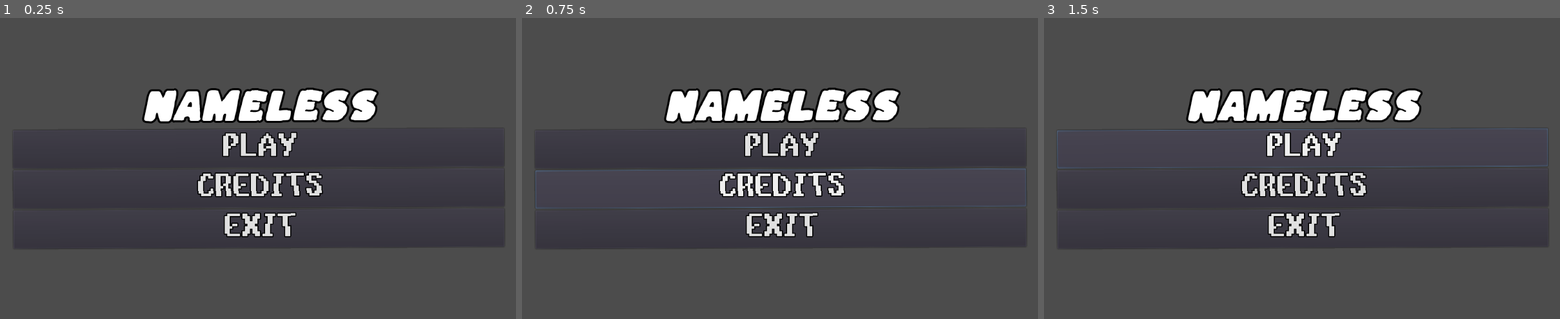
Above: before the commit, frames 1-3 (left to right).
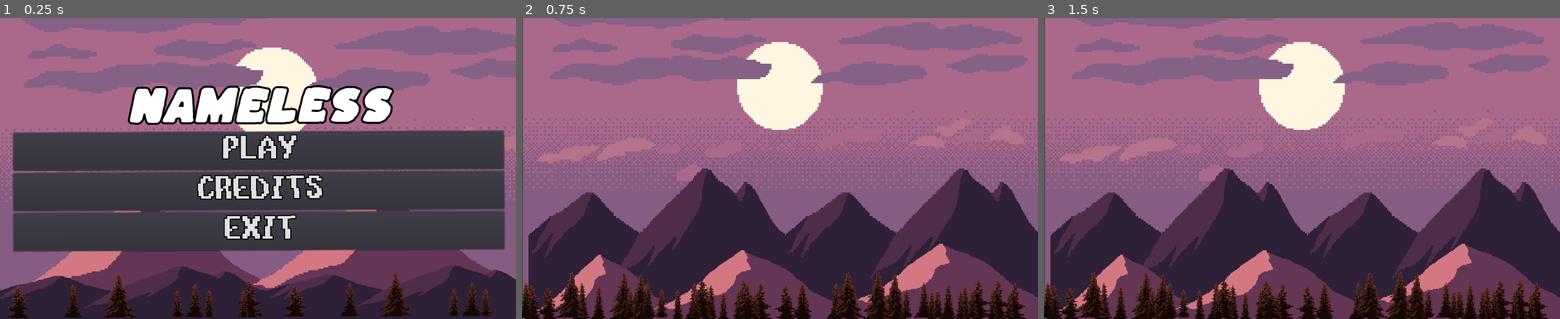
Above: after the commit, the same moments.

Repository: Trivas2000/Nameless
Game: Godot game, scene res://scene/ui/menu.tscn
The game is run twice, just before and just after one commit, with the same random seed, the same clock (stepped at 60 frames per second) and the same inputs. This scene is started directly instead of the project's main scene.
Inputs (mouse positions are in pixels of both pictures, inside the frame that each line leads up to):
- Up to frame 1 (0.25 s): no input
- Up to frame 2 (0.75 s): click "CREDITS" at 0.5 s
- Up to frame 3 (1.5 s): click (1302, 147) at 1.25 s, where only the run before the commit has a clickable "PLAY"

The runs differ from the first frame. In frame 1, 59% of the frame differs, in the area x 0-100%, y 0-100%; in frame 2, 86%; in frame 3, 85%.

Commit message:
Se agregó cositas al menu, entre ellos funcionalidades básicas a los botones

Diff:
--- /dev/null
+++ b/scene/credits.tscn
@@ -0,0 +1,59 @@
+[gd_scene load_steps=5 format=2]
+
+[ext_resource path="res://assets/Fondos/layers/parallax-mountain-mountains.png" type="Texture" id=1]
+[ext_resource path="res://assets/Fondos/layers/parallax-mountain-foreground-trees.png" type="Texture" id=2]
+[ext_resource path="res://assets/Fondos/layers/parallax-mountain-montain-far.png" type="Texture" id=3]
+[ext_resource path="res://assets/Fondos/layers/parallax-mountain-bg.png" type="Texture" id=4]
+
+[node name="credits" type="Node2D"]
+
+[node name="Parallax-mountain-bg" type="Sprite" parent="."]
+position = Vector2( 514, 293.5 )
+scale = Vector2( 3.76471, 3.89375 )
+texture = ExtResource( 4 )
+
+[node name="Parallax-mountain-mountains" type="Sprite" parent="Parallax-mountain-bg"]
+position = Vector2( 2.125, 10.4013 )
+scale = Vector2( 0.496826, 0.874398 )
+texture = ExtResource( 1 )
+
+[node name="Parallax-mountain-montain-far" type="Sprite" parent="Parallax-mountain-bg/Parallax-mountain-mountains"]
+position = Vector2( -187.125, 42.2946 )
+scale = Vector2( 0.621867, 0.562414 )
+texture = ExtResource( 3 )
+
+[node name="Parallax-mountain-montain-far2" type="Sprite" parent="Parallax-mountain-bg/Parallax-mountain-mountains"]
+position = Vector2( 178.521, 35.8329 )
+scale = Vector2( 0.818059, 0.562414 )
+texture = ExtResource( 3 )
+
+[node name="Parallax-mountain-montain-far3" type="Sprite" parent="Parallax-mountain-bg/Parallax-mountain-mountains"]
+position = Vector2( -32.6133, 39.6512 )
+scale = Vector2( 0.796928, 0.562414 )
+texture = ExtResource( 3 )
+
+[node name="Parallax-mountain-foreground-trees" type="Sprite" parent="Parallax-mountain-bg/Parallax-mountain-mountains"]
+position = Vector2( -6.41571, 39.3575 )
+scale = Vector2( 1.02506, 0.502983 )
+texture = ExtResource( 2 )
+
+[node name="Parallax-mountain-foreground-trees3" type="Sprite" parent="Parallax-mountain-bg/Parallax-mountain-mountains"]
+position = Vector2( -6.41571, 39.3575 )
+scale = Vector2( 1.02506, 0.502983 )
+texture = ExtResource( 2 )
+
+[node name="Parallax-mountain-foreground-trees2" type="Sprite" parent="Parallax-mountain-bg/Parallax-mountain-mountains"]
+position = Vector2( -24.059, 37.8889 )
+scale = Vector2( 1.02506, 0.502983 )
+texture = ExtResource( 2 )
+
+[node name="Parallax-mountain-foreground-trees" type="Sprite" parent="Parallax-mountain-bg"]
+position = Vector2( -31.0781, 44.0449 )
+scale = Vector2( 0.553711, 0.422151 )
+texture = ExtResource( 2 )
+
+[node name="VBoxContainer" type="VBoxContainer" parent="."]
+margin_left = 95.0
+margin_top = 19.0
+margin_right = 935.0
+margin_bottom = 565.0
--- /dev/null
+++ b/scene/ui/menu.gd
@@ -0,0 +1,20 @@
+extends MarginContainer
+
+onready var play = $VBoxContainer/Play
+onready var exit = $VBoxContainer/Exit
+onready var credits = $VBoxContainer/Credits
+
+func _ready():
+	play.connect("pressed", self, "_on_play_press")
+	credits.connect("pressed", self, "_on_credits_press")
+	exit.connect("pressed", self, "_on_exit_press")
+
+func _on_play_press():
+	get_tree(). change_scene("res://scene/players/player.tscn")
+
+
+func _on_credits_press():
+	get_tree(). change_scene("res://scene/credits.tscn")
+
+func _on_exit_press():
+	get_tree().quit()
--- a/scene/ui/menu.tscn
+++ b/scene/ui/menu.tscn
@@ -1,10 +1,15 @@
-[gd_scene load_steps=4 format=2]
+[gd_scene load_steps=9 format=2]
 
 [ext_resource path="res://resources/theme.tres" type="Theme" id=1]
 [ext_resource path="res://assets/font/2/OpenType (.otf)/Kaph-Italic.otf" type="DynamicFontData" id=2]
+[ext_resource path="res://scene/ui/menu.gd" type="Script" id=3]
+[ext_resource path="res://assets/Fondos/layers/parallax-mountain-bg.png" type="Texture" id=4]
+[ext_resource path="res://assets/Fondos/layers/parallax-mountain-montain-far.png" type="Texture" id=5]
+[ext_resource path="res://assets/Fondos/layers/parallax-mountain-mountains.png" type="Texture" id=6]
+[ext_resource path="res://assets/Fondos/layers/parallax-mountain-foreground-trees.png" type="Texture" id=7]
 
 [sub_resource type="DynamicFont" id=1]
-size = 70
+size = 79
 outline_size = 4
 outline_color = Color( 0, 0, 0, 1 )
 font_data = ExtResource( 2 )
@@ -14,6 +19,7 @@
 anchor_bottom = 1.0
 rect_rotation = -0.24853
 theme = ExtResource( 1 )
+script = ExtResource( 3 )
 
 [node name="VBoxContainer" type="VBoxContainer" parent="."]
 margin_left = 25.0
@@ -23,27 +29,61 @@
 alignment = 1
 
 [node name="Label" type="Label" parent="VBoxContainer"]
-margin_top = 114.0
+margin_top = 109.0
 margin_right = 974.0
-margin_bottom = 195.0
+margin_bottom = 200.0
 custom_fonts/font = SubResource( 1 )
 text = "NAMELESS"
 align = 1
 
-[node name="Button" type="Button" parent="VBoxContainer"]
-margin_top = 199.0
+[node name="Play" type="Button" parent="VBoxContainer"]
+margin_top = 204.0
 margin_right = 974.0
-margin_bottom = 275.0
+margin_bottom = 280.0
 text = "PLAY"
 
-[node name="Button2" type="Button" parent="VBoxContainer"]
-margin_top = 279.0
+[node name="Credits" type="Button" parent="VBoxContainer"]
+margin_top = 284.0
 margin_right = 974.0
-margin_bottom = 355.0
+margin_bottom = 360.0
 text = "CREDITS"
 
-[node name="Button3" type="Button" parent="VBoxContainer"]
-margin_top = 359.0
+[node name="Exit" type="Button" parent="VBoxContainer"]
+margin_top = 364.0
 margin_right = 974.0
-margin_bottom = 435.0
+margin_bottom = 440.0
 text = "EXIT"
+
+[node name="ParallaxBackground" type="ParallaxBackground" parent="."]
+
+[node name="ParallaxLayer" type="ParallaxLayer" parent="ParallaxBackground"]
+
+[node name="Parallax-mountain-bg" type="Sprite" parent="ParallaxBackground/ParallaxLayer"]
+position = Vector2( 542.818, 316.818 )
+rotation = -0.00433767
+scale = Vector2( 4.05815, 4.09875 )
+texture = ExtResource( 4 )
+
+[node name="Parallax-mountain-montain-far" type="Sprite" parent="ParallaxBackground/ParallaxLayer"]
+position = Vector2( 298, 368 )
+rotation = -0.00433767
+scale = Vector2( 2.11164, 3.10079 )
+texture = ExtResource( 5 )
+
+[node name="Parallax-mountain-montain-far2" type="Sprite" parent="ParallaxBackground/ParallaxLayer"]
+position = Vector2( 768, 357 )
+rotation = -0.00433767
+scale = Vector2( 2.11164, 3.10079 )
+texture = ExtResource( 5 )
+
+[node name="Parallax-mountain-mountains" type="Sprite" parent="ParallaxBackground/ParallaxLayer"]
+position = Vector2( 527, 507 )
+rotation = -0.00433767
+scale = Vector2( 1.983, 1.29732 )
+texture = ExtResource( 6 )
+
+[node name="Parallax-mountain-foreground-trees" type="Sprite" parent="ParallaxBackground/ParallaxLayer"]
+position = Vector2( 534.509, 468.837 )
+rotation = -0.00433767
+scale = Vector2( 2.08818, 1.58531 )
+texture = ExtResource( 7 )
Binary file added: assets/Fondos/layers/parallax-mountain-bg.png
Not shown, added: assets/Fondos/layers/parallax-mountain-bg.png.import
Binary file added: assets/Fondos/layers/parallax-mountain-foreground-trees.png
Not shown, added: assets/Fondos/layers/parallax-mountain-foreground-trees.png.import
Binary file added: assets/Fondos/layers/parallax-mountain-montain-far.png
Not shown, added: assets/Fondos/layers/parallax-mountain-montain-far.png.import
Binary file added: assets/Fondos/layers/parallax-mountain-mountains.png
Not shown, added: assets/Fondos/layers/parallax-mountain-mountains.png.import
Binary file added: assets/Fondos/layers/parallax-mountain-trees.png
Not shown, added: assets/Fondos/layers/parallax-mountain-trees.png.import
Not shown, added: assets/Fondos/license.txt
Not shown, added: assets/Fondos/layers/.DS_Store
(and 1 more such lines)
